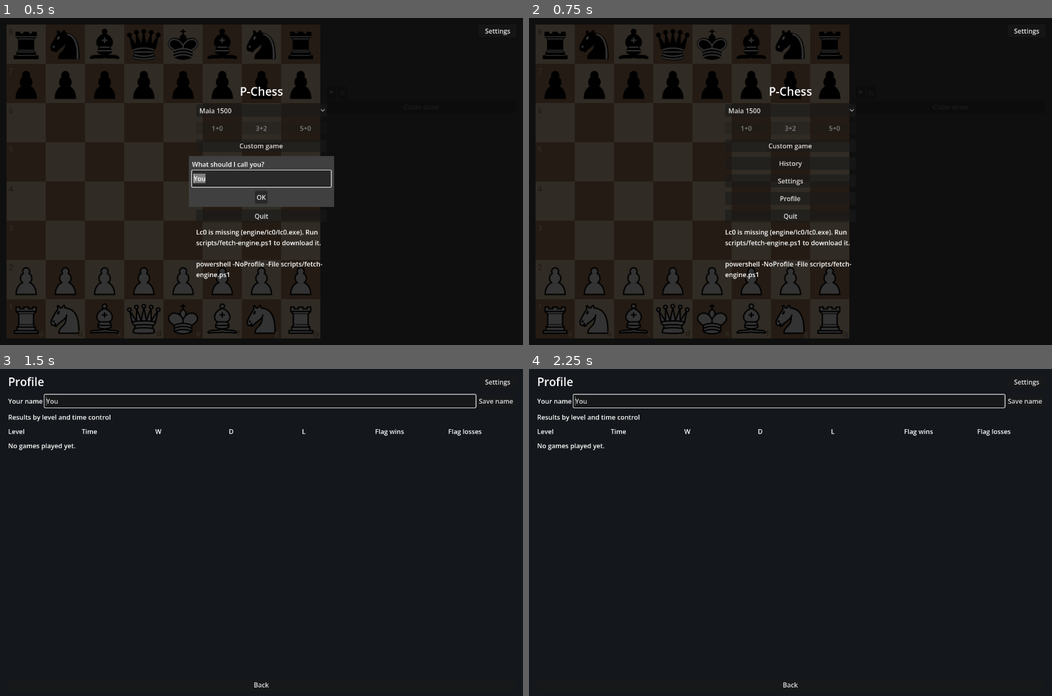
Above: before the commit, frames 1-4 (two rows, left to right).
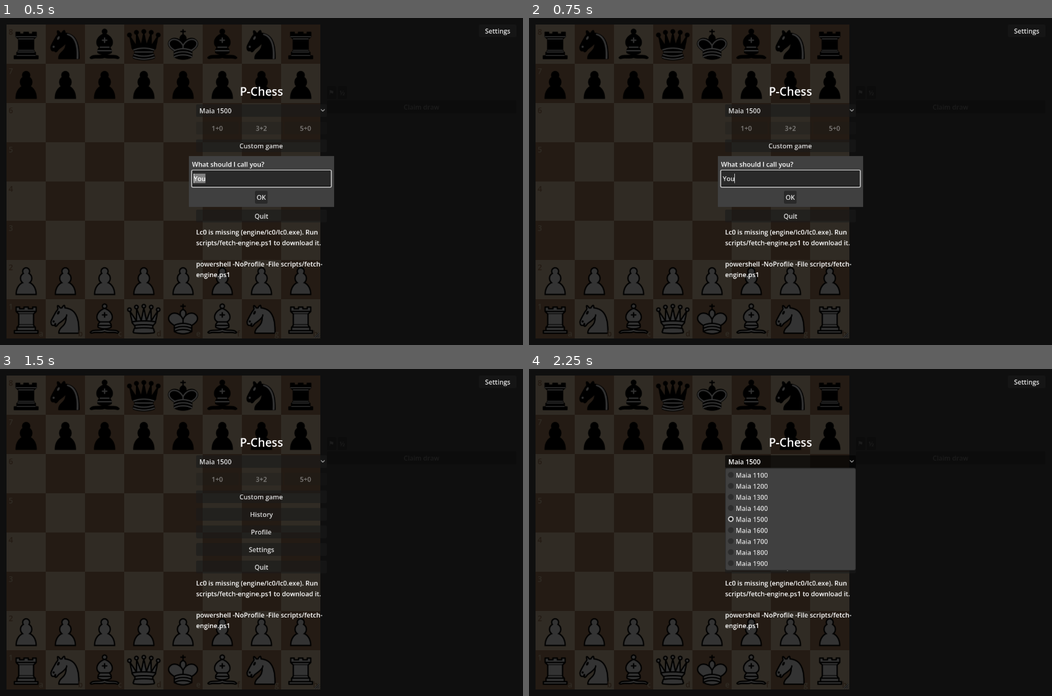
Above: after the commit, the same moments.

Repository: Laginho/P-Chess
Game: Godot game, scene res://ui/main.tscn
Same seed, same stepped clock (60 frames per second), same inputs: the game is played once before the commit and once after it.
Inputs (mouse positions are in pixels of both pictures, inside the frame that each line leads up to):
- Up to frame 1 (0.5 s): no input
- Up to frame 2 (0.75 s): click "Profile" at 0.5 s
- Up to frame 3 (1.5 s): click (261, 548) at 1.25 s, where only the run after the commit has a clickable "OK"
- Up to frame 4 (2.25 s): click (790, 460) at 2 s, where only the run after the commit has a clickable "Maia 1500"

Frame 1 is identical in both runs. In frame 2, 3.0% of the frame differs, in the area x 36-64%, y 42-58%; in frame 3, 29%; in frame 4, 35%, in the area x 1-99%, y 2-98%.

Commit message:
feat: plot dated human accuracy in profile (UI-019)

Diff:
--- /dev/null
+++ b/ui/accuracy_chart.gd
@@ -0,0 +1,44 @@
+extends Control
+
+var series: Array = []
+
+
+func set_series(values: Array) -> void:
+	series = values
+	visible = not series.is_empty()
+	var descriptions := PackedStringArray()
+	for sample in series:
+		descriptions.append("%s: %.1f%%" % [sample.date, sample.accuracy])
+	tooltip_text = "\n".join(descriptions)
+	queue_redraw()
+
+
+func _draw() -> void:
+	if series.is_empty():
+		return
+	var font := get_theme_default_font()
+	var font_size := get_theme_default_font_size()
+	var plot := Rect2(52, 12, maxf(1, size.x - 70), maxf(1, size.y - 52))
+	var muted := Color(0.65, 0.68, 0.73)
+	var accent := Color(0.4, 0.8, 0.95)
+	for percent in [0, 50, 100]:
+		var y: float = plot.end.y - plot.size.y * percent / 100.0
+		draw_line(Vector2(plot.position.x, y), Vector2(plot.end.x, y), Color(0.3, 0.33, 0.38))
+		draw_string(font, Vector2(0, y + font_size / 3.0), "%d%%" % percent,
+				HORIZONTAL_ALIGNMENT_LEFT, -1, font_size, muted)
+	var points := PackedVector2Array()
+	for i in series.size():
+		var x := plot.get_center().x if series.size() == 1 else plot.position.x + plot.size.x * i / (series.size() - 1.0)
+		points.append(Vector2(x, plot.end.y - plot.size.y * series[i].accuracy / 100.0))
+	if points.size() > 1:
+		draw_polyline(points, accent, 2.0, true)
+	for point in points:
+		draw_circle(point, 4.0, accent, true, -1, true)
+	var first: String = series[0].date
+	var last: String = series[-1].date
+	draw_string(font, Vector2(plot.position.x, size.y - 8), first,
+			HORIZONTAL_ALIGNMENT_LEFT, -1, font_size, muted)
+	if series.size() > 1:
+		var width := font.get_string_size(last, HORIZONTAL_ALIGNMENT_LEFT, -1, font_size).x
+		draw_string(font, Vector2(plot.end.x - width, size.y - 8), last,
+				HORIZONTAL_ALIGNMENT_LEFT, -1, font_size, muted)
--- a/ui/home.tscn
+++ b/ui/home.tscn
@@ -68,13 +68,13 @@
 layout_mode = 2
 text = "History"
 
+[node name="Profile" type="Button" parent="Center/Form"]
+layout_mode = 2
+text = "Profile"
+
 [node name="Settings" type="Button" parent="Center/Form"]
 layout_mode = 2
 text = "Settings"
-
-[node name="Profile" type="Button" parent="Center/Form"]
-layout_mode = 2
-text = "Profile"
 
 [node name="Quit" type="Button" parent="Center/Form"]
 layout_mode = 2
--- a/ui/profile.gd
+++ b/ui/profile.gd
@@ -4,6 +4,9 @@
 
 const History = preload("res://core/history.gd")
 const Setup = preload("res://ui/setup.gd")
+const Analyser = preload("res://engine/analyser.gd")
+const Accuracy = preload("res://core/accuracy.gd")
+const Tunables = preload("res://core/tunables.gd")
 
 var preferences
 
@@ -22,7 +25,7 @@
 	$Margin/Content/NameRow/PlayerName.grab_focus()
 
 
-func refresh(history) -> void:
+func refresh(history, analysis_dir := "user://analysis") -> void:
 	var table: GridContainer = $Margin/Content/Scroll/Body/Results
 	for child in table.get_children():
 		table.remove_child(child)
@@ -40,6 +43,30 @@
 					counts.losses, counts.flag_wins, counts.flag_losses]:
 				_cell(table, str(value))
 	$Margin/Content/Scroll/Body/NoResults.visible = rows == 0
+	var series := []
+	for record in history.games():
+		var game: Dictionary = record.game
+		if game.moves.is_empty():
+			continue
+		var cached := Analyser.read_analysis(analysis_dir.path_join(record.path.get_file() + ".json"),
+				"Stockfish 19", Tunables.ANALYSIS_NODES)
+		if cached.state != "analysed":
+			continue
+		var positions = cached.data.get("positions")
+		if not positions is Array or positions.size() != game.moves.size() + 1:
+			continue
+		var values := Accuracy.evaluate(cached.data)
+		var value = values.white if History.human_colour(game.headers) == "w" else values.black
+		if value == null:
+			continue
+		series.append({"date": game.headers.get("Date", record.path.get_file().left(10)),
+				"accuracy": value, "path": record.path})
+	series.sort_custom(func(a, b):
+		var first: String = a.date.replace(".", "-")
+		var second: String = b.date.replace(".", "-")
+		return first < second if first != second else a.path < b.path)
+	$Margin/Content/Scroll/Body/AccuracyChart.set_series(series)
+	$Margin/Content/Scroll/Body/NoAccuracy.visible = series.is_empty()
 
 
 func _cell(table: GridContainer, value: String) -> void:
--- a/ui/profile.tscn
+++ b/ui/profile.tscn
@@ -1,6 +1,7 @@
 [gd_scene format=3]
 
 [ext_resource type="Script" path="res://ui/profile.gd" id="1"]
+[ext_resource type="Script" path="res://ui/accuracy_chart.gd" id="2"]
 
 [node name="Profile" type="Control"]
 layout_mode = 3
@@ -85,6 +86,19 @@
 layout_mode = 2
 text = "No games played yet."
 
+[node name="AccuracyTitle" type="Label" parent="Margin/Content/Scroll/Body"]
+layout_mode = 2
+text = "Your accuracy over time"
+
+[node name="AccuracyChart" type="Control" parent="Margin/Content/Scroll/Body"]
+custom_minimum_size = Vector2(0, 200)
+layout_mode = 2
+script = ExtResource("2")
+
+[node name="NoAccuracy" type="Label" parent="Margin/Content/Scroll/Body"]
+layout_mode = 2
+text = "No analysed games with moves by you yet."
+
 [node name="Back" type="Button" parent="Margin/Content"]
 layout_mode = 2
 text = "Back"
Not shown, changed: docs/spec.md
